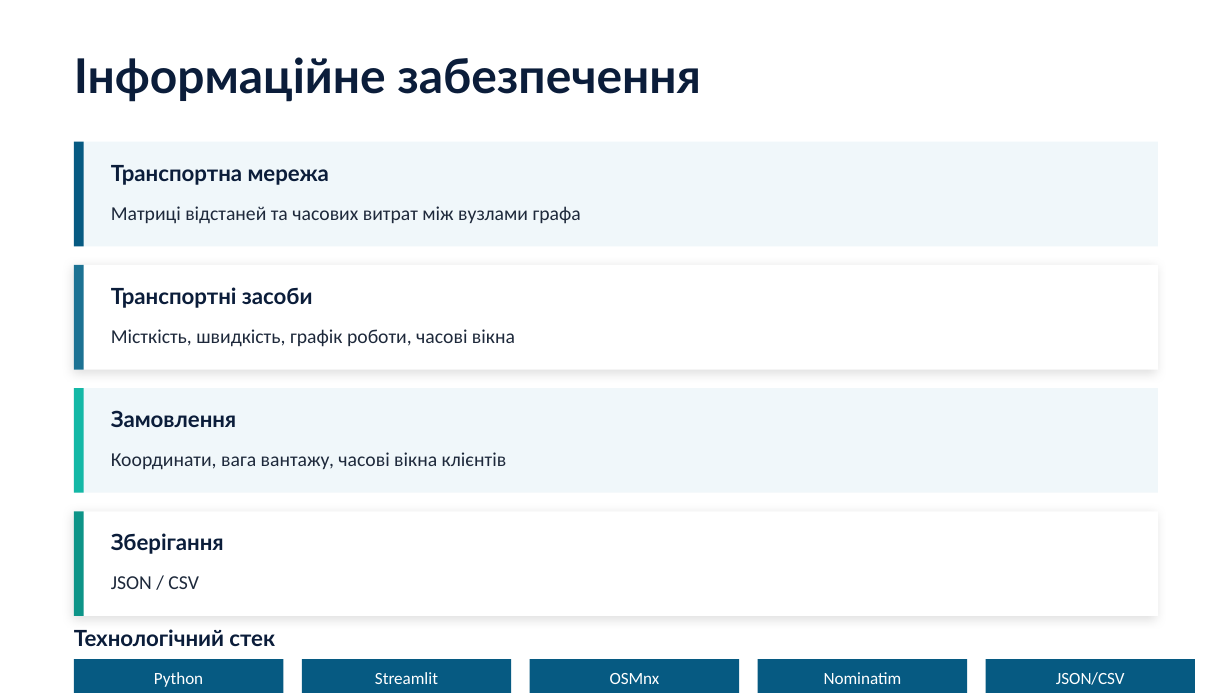
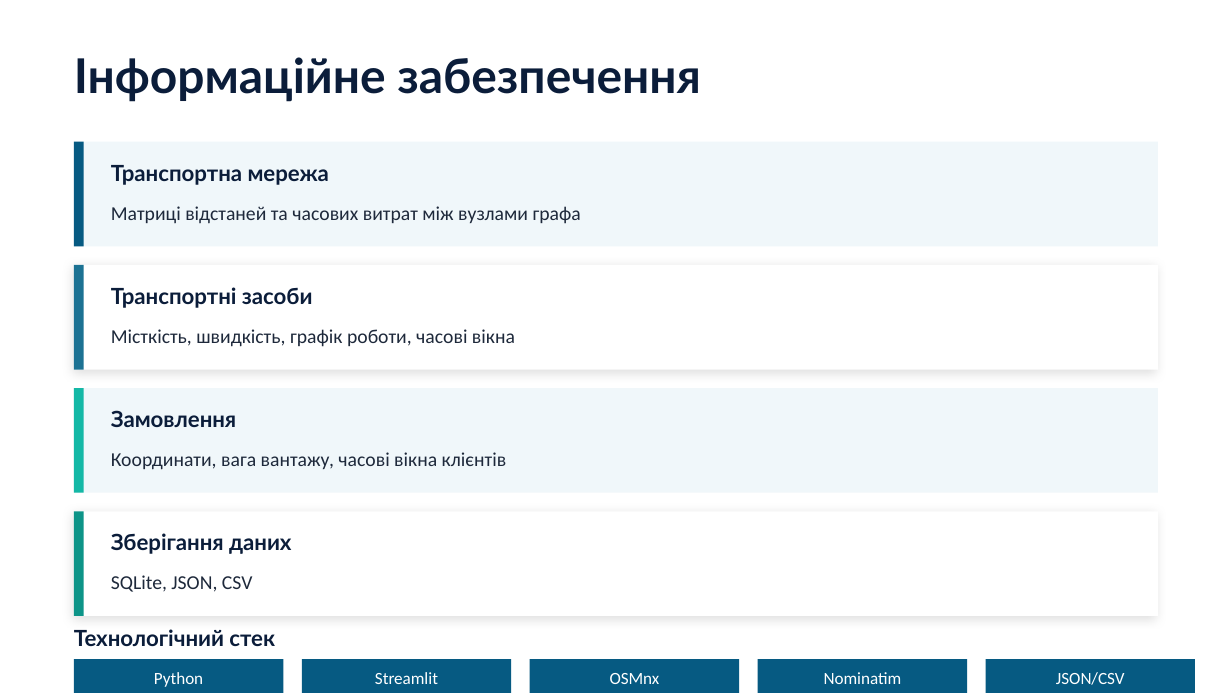
Before and after one commit to timurrte/DeliveryIQ, a slide deck: slide 12 of Звіт/Практика/Презентація_практика_Ніколаєв_1.pptx. Drawn at 1232x693 pixels with LibreOffice and Linux fonts; fonts in the diff are those of the drawing. Boxes give left, top, right and bottom in pixels: in the first picture for what was removed or moved away, otherwise in the second. Text is boxed around its words. In the diff, an @@ line names an element or a change of style, - is before the commit and + after.

```diff
--- a/Звіт/Практика/Презентація_практика_Ніколаєв_1.pptx
+++ b/Звіт/Практика/Презентація_практика_Ніколаєв_1.pptx
@@ text at box(111, 533, 291, 554): text changed @@
-Зберігання
+Зберігання даних
@@ text at box(111, 575, 253, 592): text changed @@
-JSON / CSV
+SQLite, JSON, CSV
```
Also in this commit, not shown: 2 other files.
